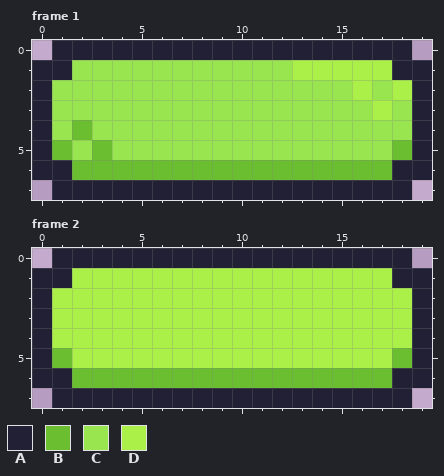
A pixel-art file gets an edit: Sprites/asprite/map_8_10x.aseprite. This is how it looked before the edit.
20x8 pixels, 4 frames. Shown: frame 1, frame 2. The commit also changed other frames, which this record leaves out.
Palette (. is transparent): A #222034  B #6abe30  C #99e550  D #aaf048
Pixels before, frame 1, first column x 0:
0 .AAAAAAAAAAAAAAAAAA.
1 AACCCCCCCCCCCDDDDDAA
2 ACCCCCCCCCCCCCCCDCDA
3 ACCCCCCCCCCCCCCCCDCA
4 ACBCCCCCCCCCCCCCCCCA
5 ABCBCCCCCCCCCCCCCCBA
6 AABBBBBBBBBBBBBBBBAA
7 .AAAAAAAAAAAAAAAAAA.
Pixels before, frame 2, first column x 0:
0 .AAAAAAAAAAAAAAAAAA.
1 AADDDDDDDDDDDDDDDDAA
2 ADDDDDDDDDDDDDDDDDDA
3 ADDDDDDDDDDDDDDDDDDA
4 ADDDDDDDDDDDDDDDDDDA
5 ABDDDDDDDDDDDDDDDDBA
6 AABBBBBBBBBBBBBBBBAA
7 .AAAAAAAAAAAAAAAAAA.
Once edited:
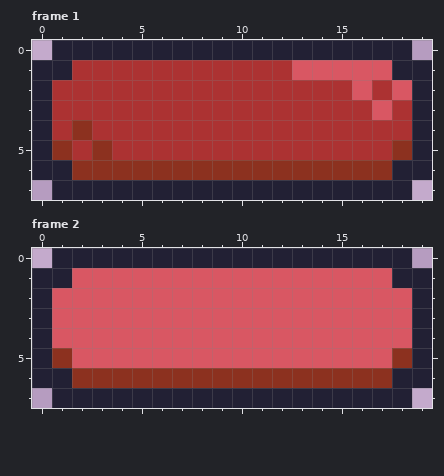
The exact change:
colour B: #6abe30 -> #8c311f
colour C: #99e550 -> #ac3232
colour D: #aaf048 -> #d95763
Boxes around the changes in both pictures, in picture pixels (x1, y1, x2, y2):
changed: (52, 60, 412, 180)
changed: (52, 268, 412, 388)
